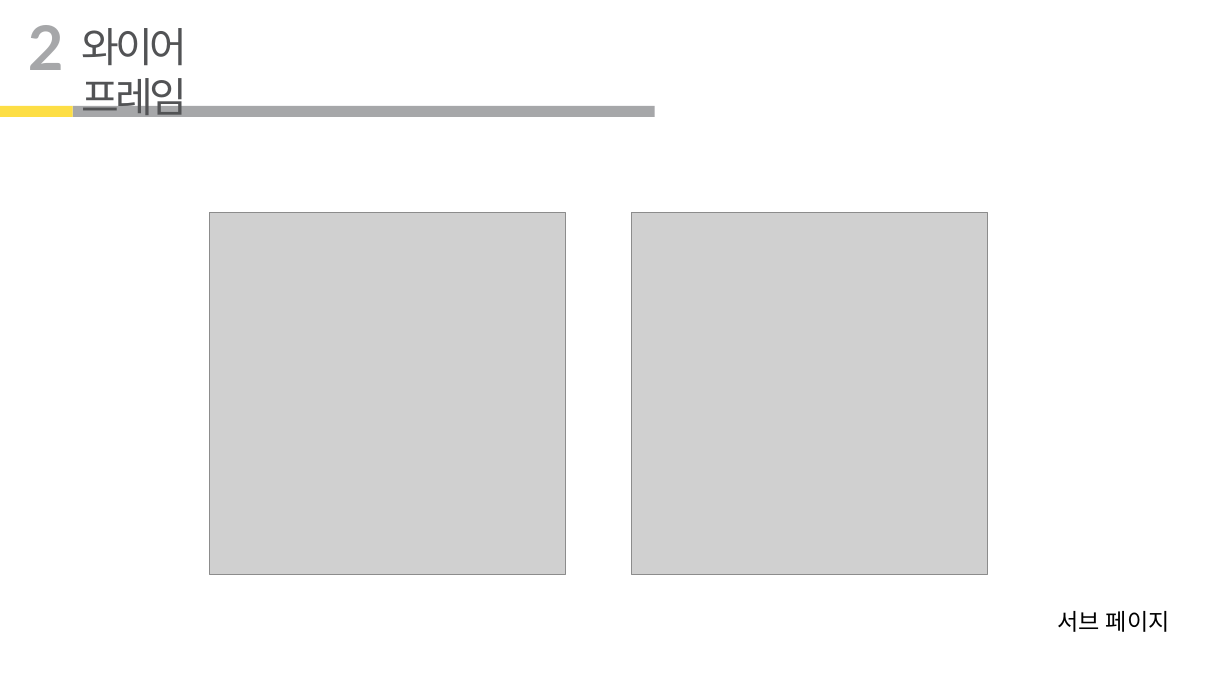
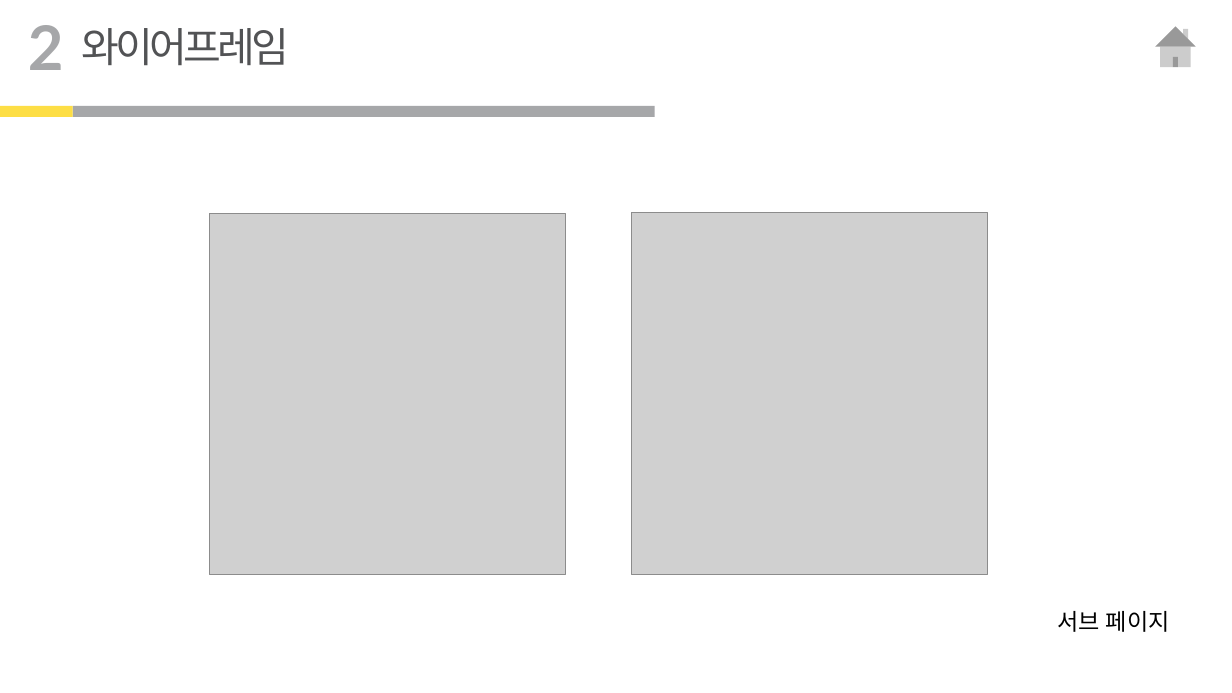
Before and after one commit to dhekdo/project_4, a slide deck: slide 11 of project_4.pptx. Drawn at 1232x693 pixels with LibreOffice and Linux fonts; fonts in the diff are those of the drawing; grey boxes stand for pictures. Boxes give left, top, right and bottom in pixels: in the first picture for what was removed or moved away, otherwise in the second. Text is boxed around its words. In the diff, an @@ line names an element or a change of style, - is before the commit and + after.

```diff
--- a/project_4.pptx
+++ b/project_4.pptx
@@ text at (x1=82, y1=28, x2=290, y2=66): spaces changed @@
-와이어 프레임
+와이어프레임
@@ action button home added at (x1=1149, y1=18, x2=1203, y2=76), fill #FFFFFF @@
```
Also in this commit, not shown: 11 other slides changed, 5 other files.
